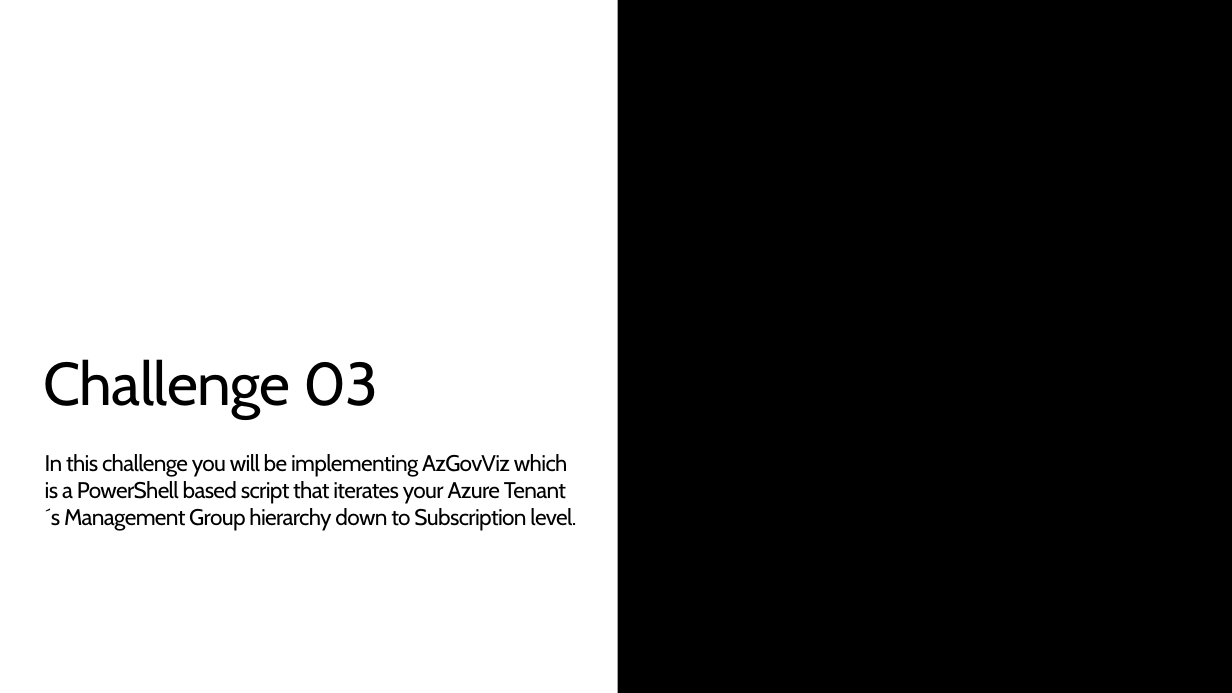
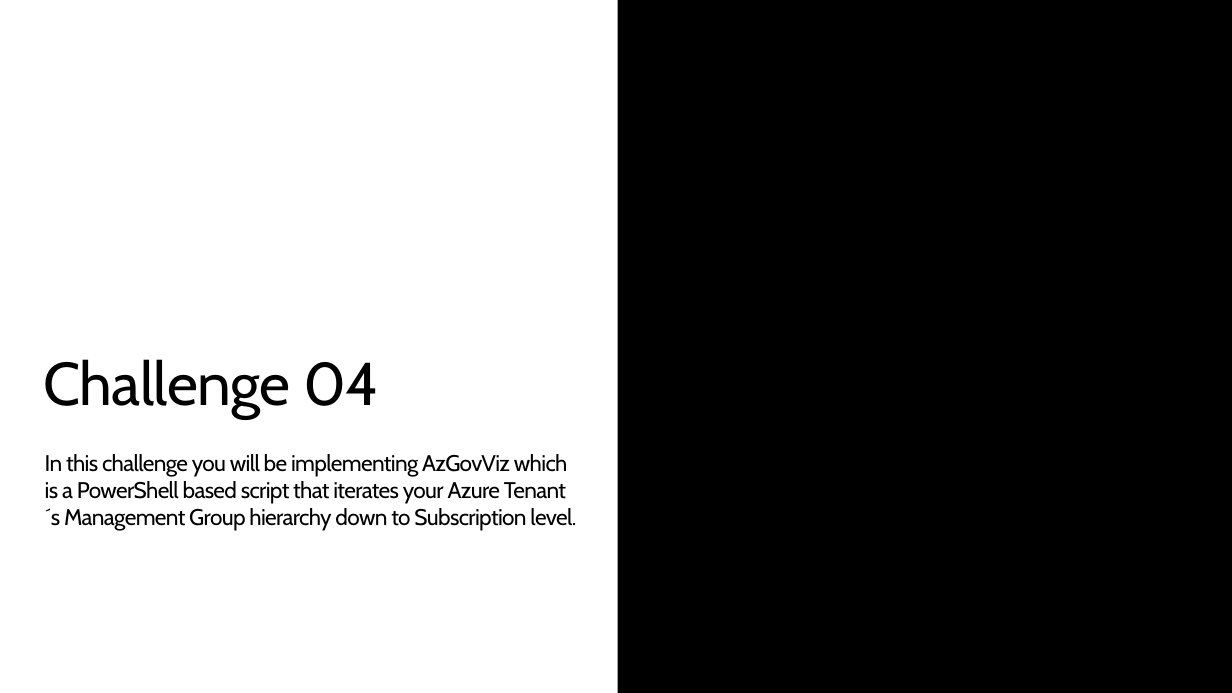
Before and after one commit to jonathan-vella/what-the-caf, a slide deck: slide 8 of learning_path_modules/04_ALZ_Accelerator/00_ALZ_Accelerator_Agenda.pptx (slide 7 before the commit). Drawn at 1232x693 pixels with LibreOffice and Linux fonts; fonts in the diff are those of the drawing; background and template pictures are left out. Boxes give left, top, right and bottom in pixels: in the first picture for what was removed or moved away, otherwise in the second. Text is boxed around its words. In the diff, an @@ line names an element or a change of style, - is before the commit and + after.

```diff
--- a/learning_path_modules/04_ALZ_Accelerator/00_ALZ_Accelerator_Agenda.pptx
+++ b/learning_path_modules/04_ALZ_Accelerator/00_ALZ_Accelerator_Agenda.pptx
@@ title at <box>43,359,379,419</box>: text changed @@
-Challenge 03
+Challenge 04
```
Also in this commit, not shown: 4 other slides changed, 4 slides added, 2 slides removed, 8 other files.
